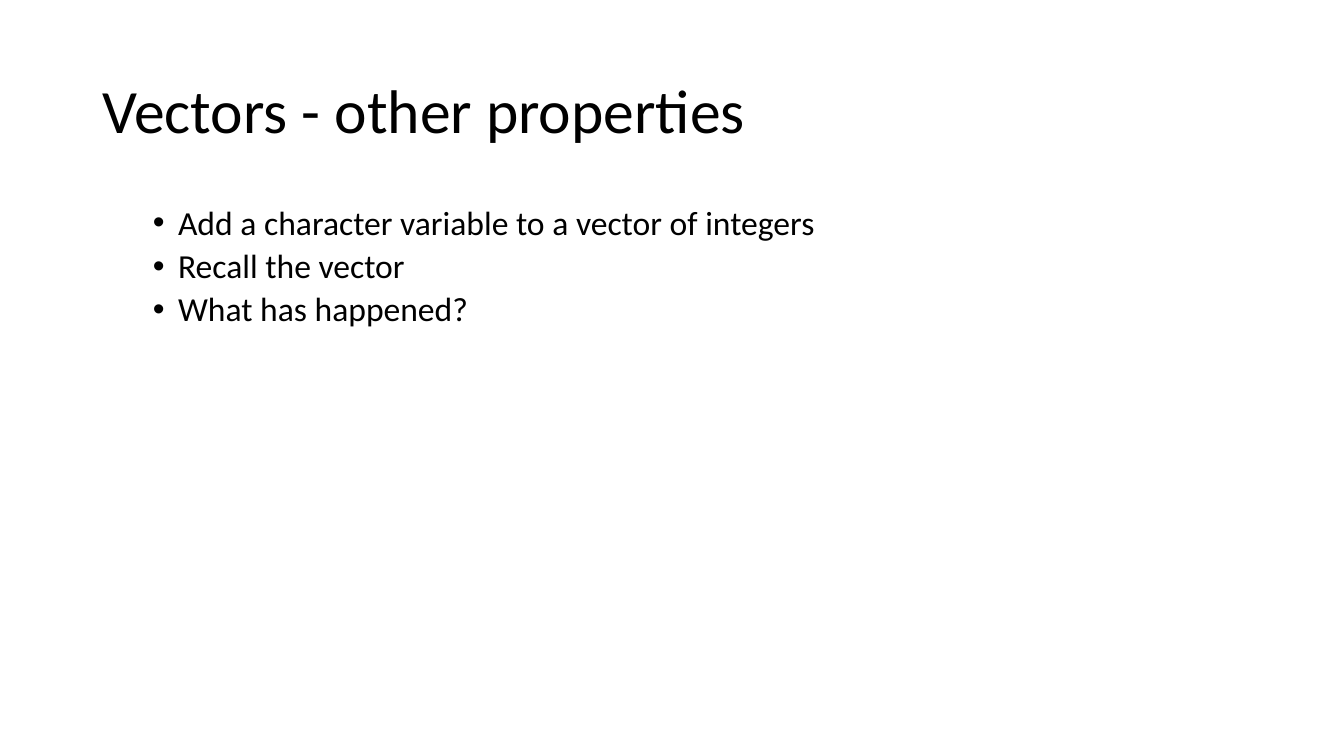
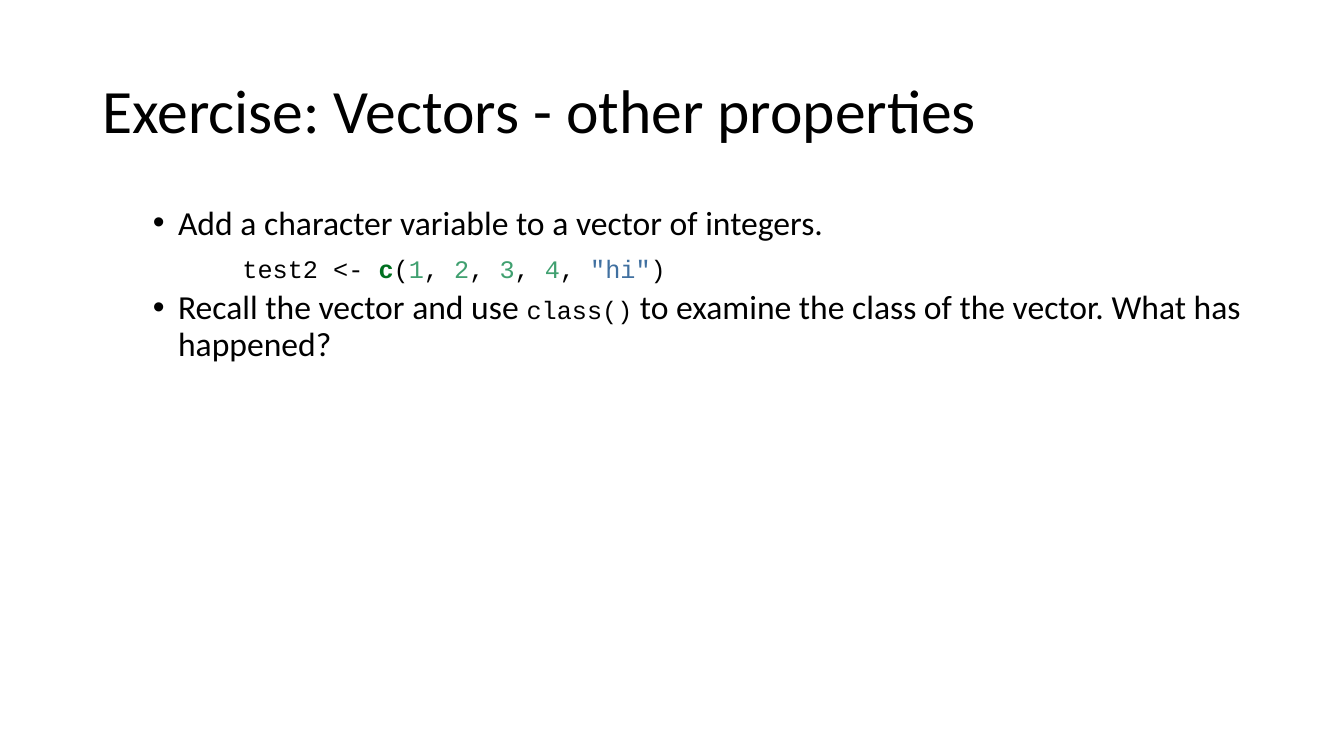
Before and after one commit to ClinicianCoders/ClinicianCoders, a slide deck: slide 30 of Workshops/Workshop1.pptx (slide 36 before the commit). Drawn at 1344x756 pixels with LibreOffice and Linux fonts; fonts in the diff are those of the drawing. Boxes give left, top, right and bottom in pixels: in the first picture for what was removed or moved away, otherwise in the second. Text is boxed around its words. In the diff, an @@ line names an element or a change of style, - is before the commit and + after.

```diff
--- a/Workshops/Workshop1.pptx
+++ b/Workshops/Workshop1.pptx
@@ title at [102, 90, 976, 143]: text changed @@
-Vectors - other properties
+Exercise: Vectors - other properties
@@ text at [178, 211, 1241, 362]: text changed @@
-  • Add a character variable to a vector of integers
-  • Recall the vector
-  • What has happened?
+  • Add a character variable to a vector of integers.
+test2 <- c(1, 2, 3, 4, "hi")
+  • Recall the vector and use class() to examine the class of the vector. What has happened?
```
Also in this commit, not shown: 29 other slides changed, 7 other files.
